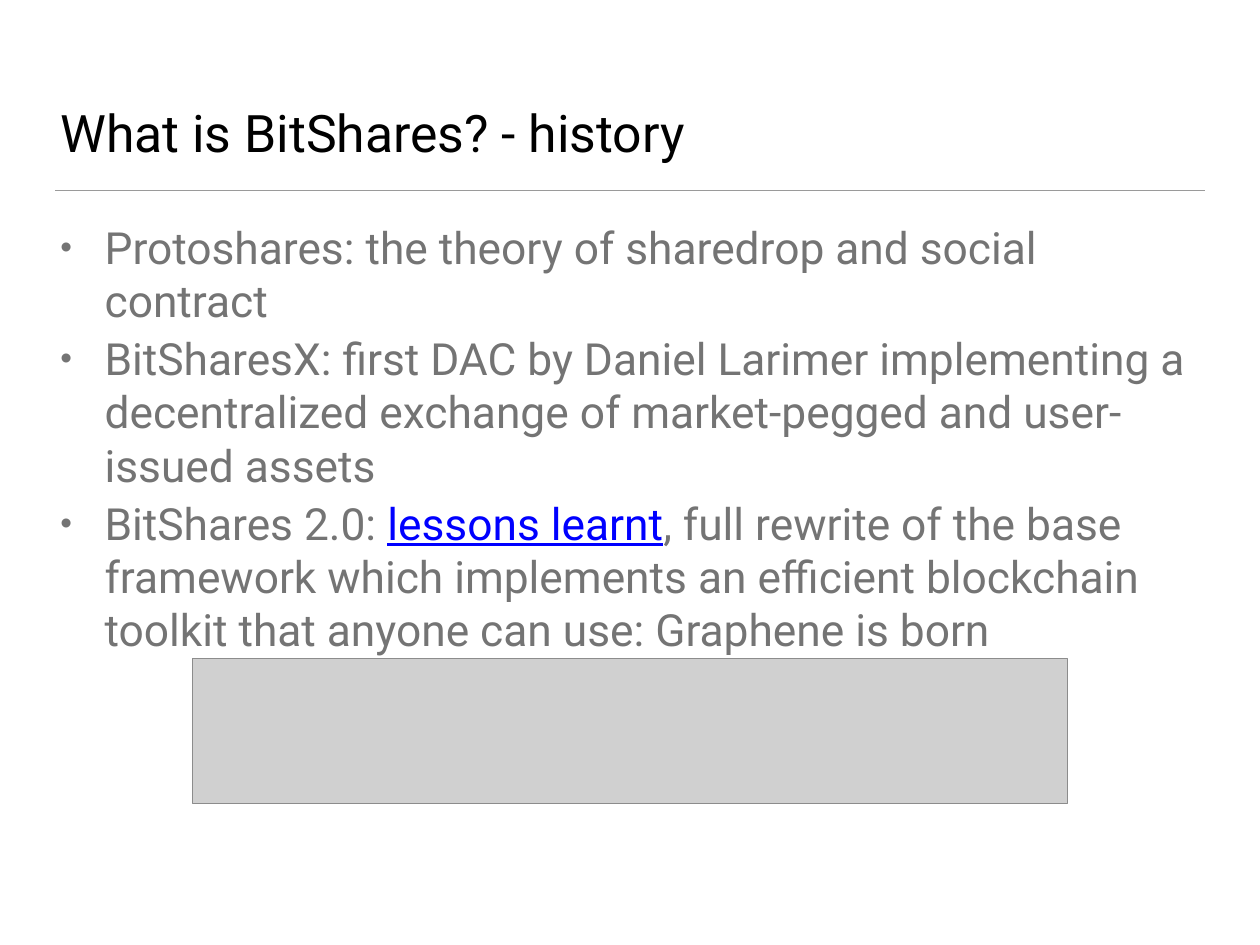
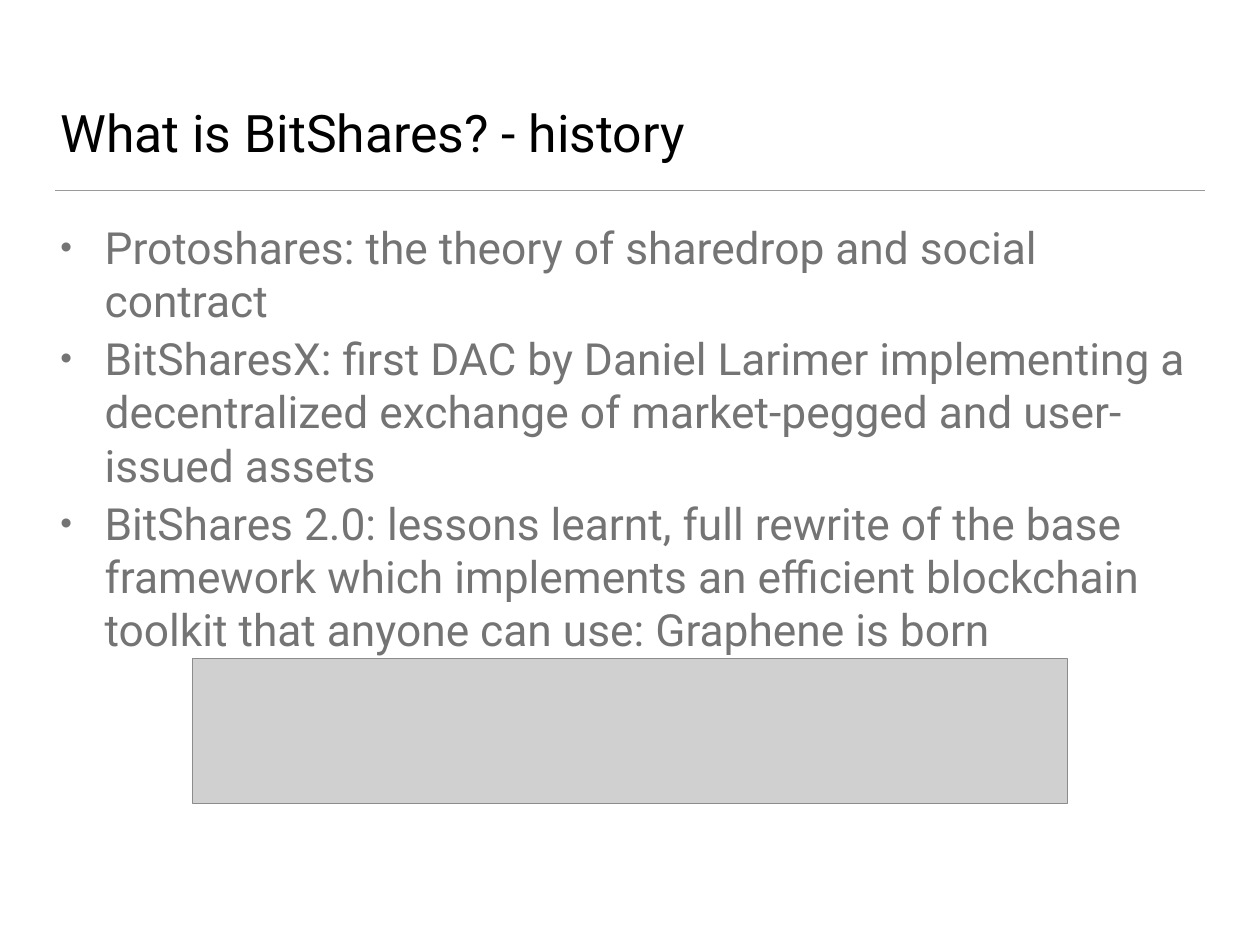
Before and after one commit to wackou/slides, a slide deck: slide 4 of steemfest2_hackathon.pptx. Drawn at 1260x945 pixels with LibreOffice and Linux fonts; fonts in the diff are those of the drawing; grey boxes stand for pictures; background and template pictures are left out. Boxes give left, top, right and bottom in pixels: in the first picture for what was removed or moved away, otherwise in the second. Text is boxed around its words. In the diff, an @@ line names an element or a change of style, - is before the commit and + after.

```diff
--- a/steemfest2_hackathon.pptx
+++ b/steemfest2_hackathon.pptx
@@ text at (x1=105, y1=506, x2=1139, y2=656): text colour #0000FF to #747474, underline off in "lessons learnt," @@
```
Also in this commit, not shown: 1 other slide changed, 1 slide added, 2 other files.
